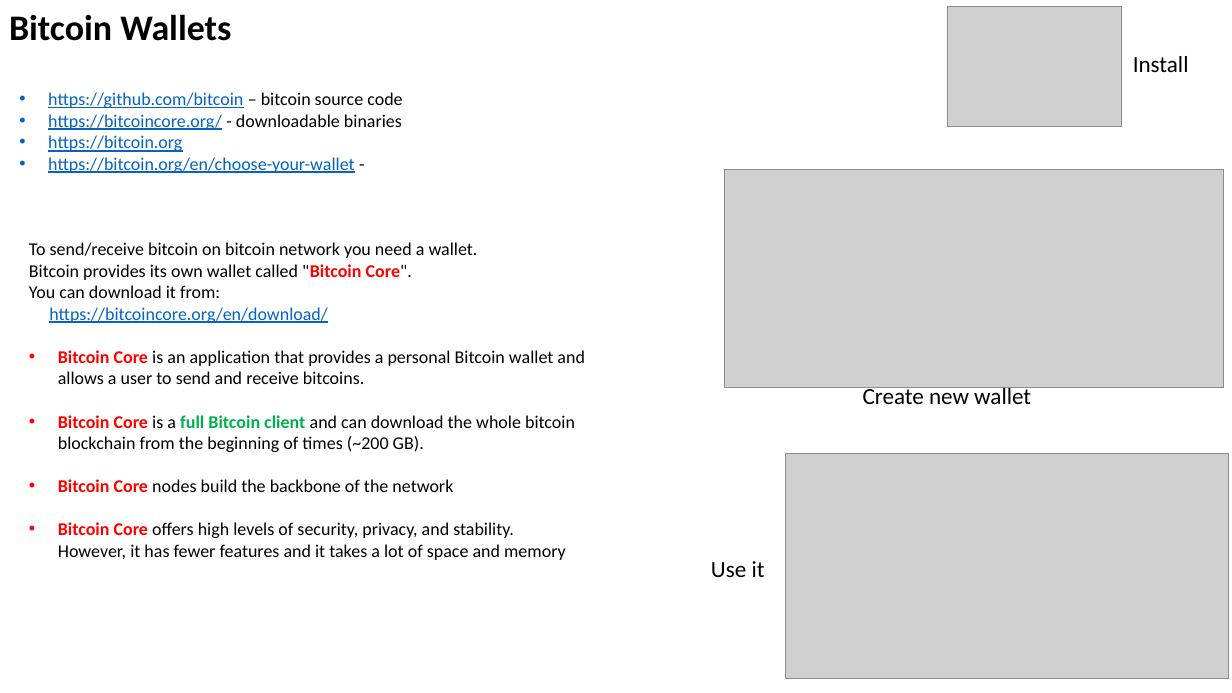
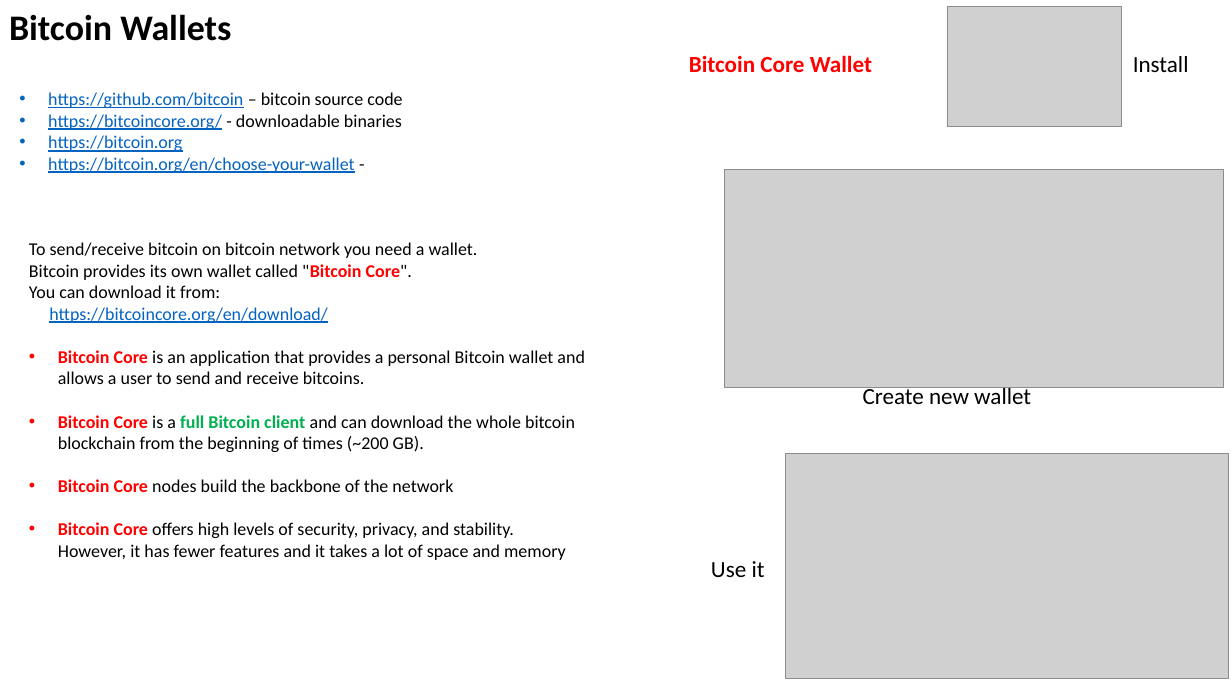
Before and after one commit to lselector/crypto, a slide deck: slide 3 of crypto_06_wallets.pptx. Drawn at 1232x693 pixels with LibreOffice and Linux fonts; fonts in the diff are those of the drawing; grey boxes stand for pictures. Boxes give left, top, right and bottom in pixels: in the first picture for what was removed or moved away, otherwise in the second. Text is boxed around its words. In the diff, an @@ line names an element or a change of style, - is before the commit and + after.

```diff
--- a/crypto_06_wallets.pptx
+++ b/crypto_06_wallets.pptx
@@ text added at box(689, 55, 872, 72), 18 pt, text #FF0000, bold @@
+Bitcoin Core Wallet
```
Also in this commit, not shown: 5 other files.
